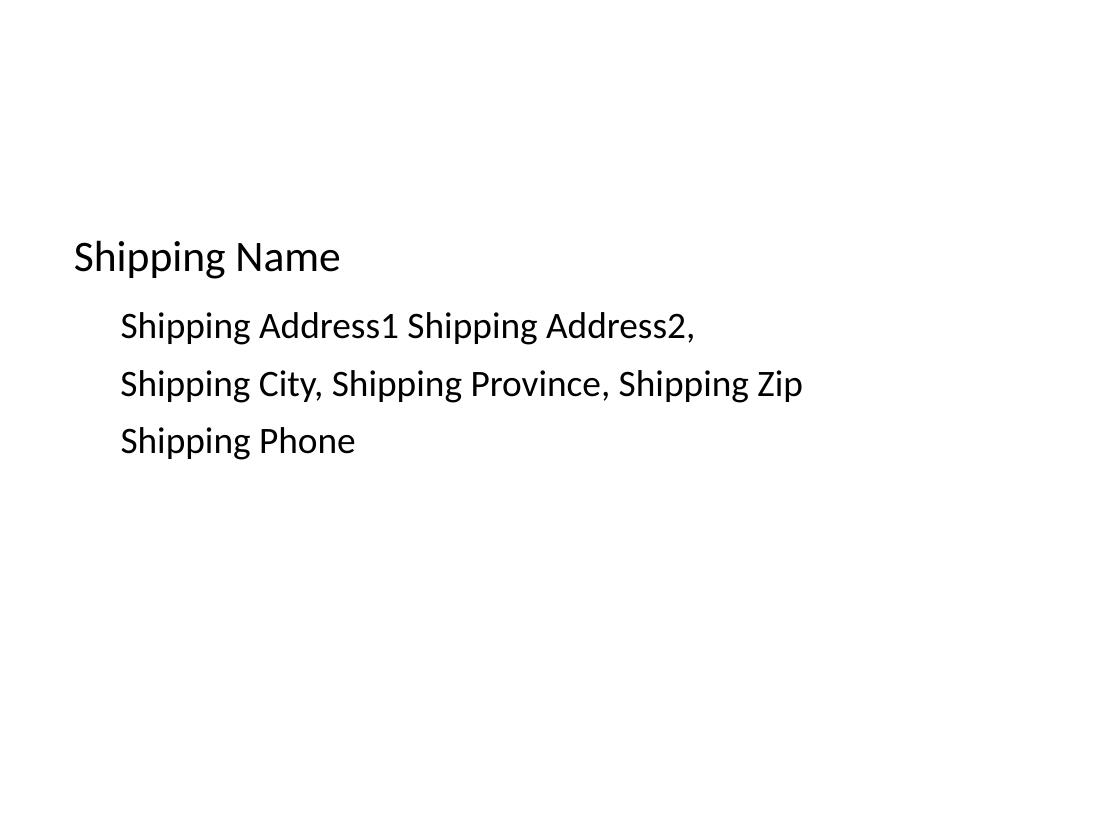
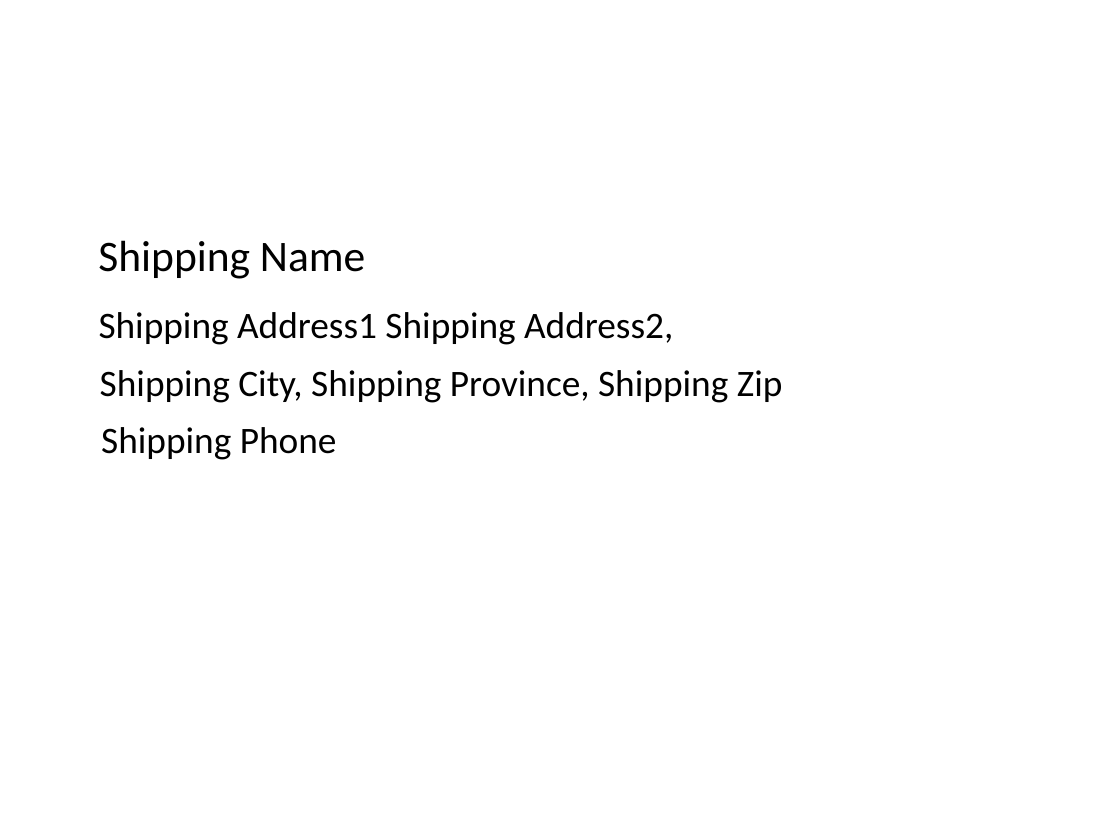
Before and after one commit to getsquarefare/Streamlit-App, a slide deck: slide 1 of template/Shipping_Sticker_Template.pptx. Drawn at 1120x840 pixels with LibreOffice and Linux fonts; fonts in the diff are those of the drawing; background and template pictures are left out. Boxes give left, top, right and bottom in pixels: in the first picture for what was removed or moved away, otherwise in the second. Text is boxed around its words. In the diff, an @@ line names an element or a change of style, - is before the commit and + after.

Commit message:
update shipping sticker template

```diff
--- a/template/Shipping_Sticker_Template.pptx
+++ b/template/Shipping_Sticker_Template.pptx
@@ title "Shipping Name": place and size @@
-title "Shipping Name" at box(74, 240, 340, 279)
+title "Shipping Name" at box(98, 240, 365, 279)
@@ text "Shipping Address1 Shipping Address2,": place and size @@
-text "Shipping Address1 Shipping Address2," at box(121, 312, 695, 345)
+text "Shipping Address1 Shipping Address2," at box(99, 312, 673, 345)
@@ text "Shipping City, Shipping Province, Shipping ...": place and size @@
-text "Shipping City, Shipping Province, Shipping ..." at box(120, 370, 803, 403)
+text "Shipping City, Shipping Province, Shipping ..." at box(100, 370, 783, 403)
@@ text "Shipping Phone": place and size @@
-text "Shipping Phone" at box(121, 427, 356, 460)
+text "Shipping Phone" at box(101, 427, 337, 460)
```
